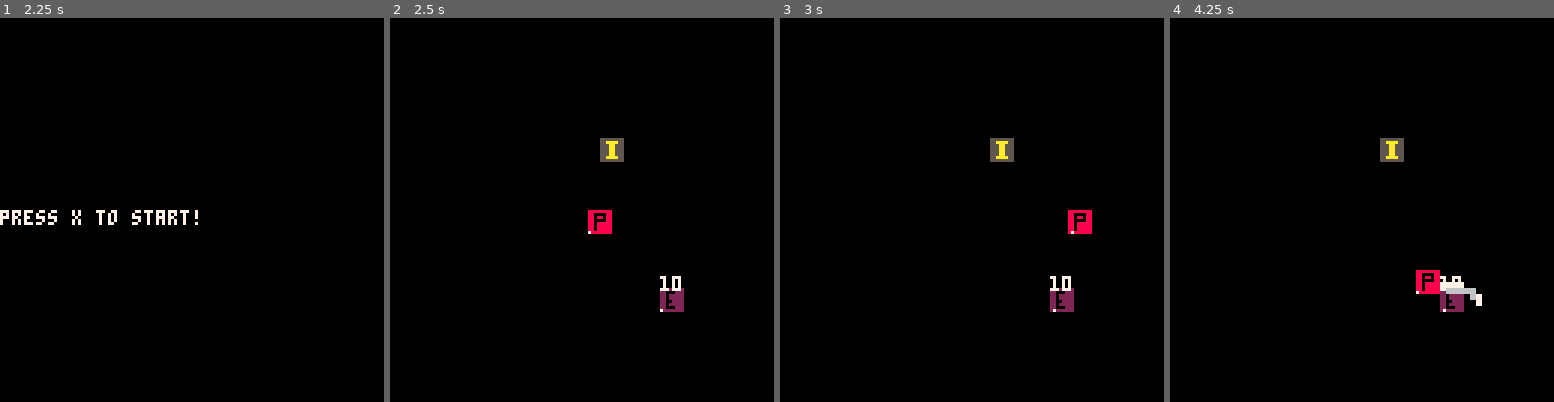
Above: before the commit, frames 1-4 (left to right).
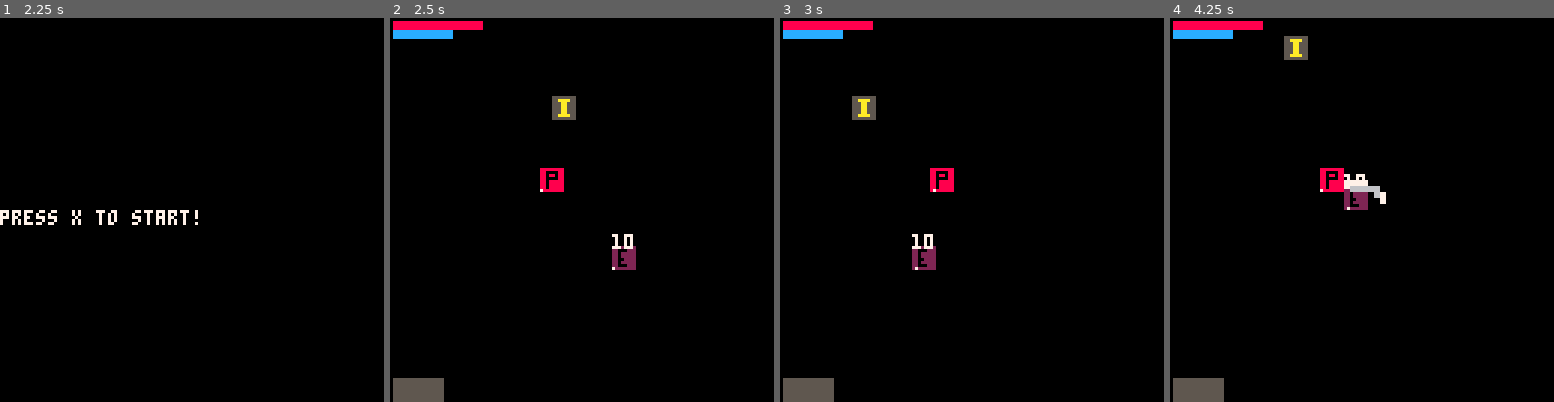
Above: after the commit, the same moments.

Repository: FrederikHR/GDB
Game: PICO-8 cartridge NewGame/main.p8
The game is run twice, just before and just after one commit, with the same random seed, the same clock (stepped at 60 frames per second) and the same inputs.
Inputs:
- Up to frame 1 (2.25 s): tap X (X key) at 0.33, 1.07, 1.85 s; tap O (Z key) at 0.7, 1.7, 2.1 s; hold Right 1.6-2.1 s; hold Up from 2.15 s (still down)
- Up to frame 2 (2.5 s): release Up at 2.42 s; hold Right from 2.47 s (still down)
- Up to frame 3 (3 s): keep holding Right; tap O (Z key) at 2.5, 2.9 s; tap X (X key) at 2.97 s
- Up to frame 4 (4.25 s): release Right at 3.03 s; hold Left 3.08-3.58 s; tap O (Z key) at 3.3, 3.7, 4.1 s; hold Down 3.63-3.97 s; hold Right from 4.02 s (still down); tap X (X key) at 4.08 s

Frame 1 is identical in both runs. In frame 2, 4.0% of the frame differs, in the area x 0-77%, y 0-100%; in frame 3, 4.0%; in frame 4, 4.4%, in the area x 0-82%, y 0-100%.

Commit message:
simple HUD + camera movement

Diff:
--- a/NewGame/main.p8
+++ b/NewGame/main.p8
@@ -13,6 +13,7 @@
 #include scripts/utils/utils.lua
 #include scripts/utils/collision.lua
 #include scripts/utils/logging.lua
+#include scripts/utils/camera.lua
 
 
 
--- a/NewGame/scripts/entities/player.lua
+++ b/NewGame/scripts/entities/player.lua
@@ -33,6 +33,10 @@
     p.dir={1,0}
     p.play="idle"
     p.anims=panims
+    p.health=10
+    p.max_health=10
+    p.mana=10
+    p.max_mana=10
     p.pressarrow=false
     p.left_swipe=false
     p.attack=false
@@ -169,3 +173,11 @@
 
    if (atk.spr != -1)  sspr(sx,sy,8,8, atk.x,atk.y,16,16,p.flp, p.left_swipe)
 end
+
+function current_player_health()
+    return p.health/p.max_health
+end
+
+function current_player_mana()
+    return p.mana/p.max_mana
+end
--- a/NewGame/scripts/scenes/game.lua
+++ b/NewGame/scripts/scenes/game.lua
@@ -13,6 +13,7 @@
 
 function game_draw()
     cls()
+    camera(cx,cy)
     --map(0,0)
     --mset(0,0,32)
     draw_items_on_map()
@@ -21,19 +22,31 @@
         draw_enemy(e)
     end
     draw_attack()
+    draw_hud()
 end
 
 function game_update()
     update_player()
+    scroll_camera(p,true)
     for _,e in pairs(enemies) do
         update_enemy(e)
     end
 end
 
 function draw_hud()
+    local hbarx=30
+    local mbarx=20
+    local wpos={cx+1,cy+120,cx+17,cy+128}
     --health
+    rectfill(cx+1,cy+1,cx+hbarx,cy+3,5)
+    rectfill(cx+1,cy+1,cx+current_player_health()*hbarx,cy+3,8)
+
+    --mana
+    rectfill(cx+1,cy+4,cx+mbarx,cy+6,5)
+    rectfill(cx+1,cy+4,cx+current_player_mana()*mbarx,cy+6,12)
 
     --weapons
+    rectfill(wpos[1],wpos[2],wpos[3],wpos[4],5)
 
     --no pickup if inventory full
 end
--- a/NewGame/scripts/scenes/menu.lua
+++ b/NewGame/scripts/scenes/menu.lua
@@ -2,7 +2,8 @@
 
 function menu_init()
     intro_start_sfx = 0
-    camera(0,0)
+    cx,cy = 0,0
+    camera(cx,cy)
     initfont()
     _update=menu_update
     _draw=menu_draw
--- /dev/null
+++ b/NewGame/scripts/utils/camera.lua
@@ -0,0 +1,36 @@
+function scroll_camera(pa,s)
+
+	--basic scrolling
+	--cx = px - 64
+	--cy = py - 64
+
+	--[[slighty less basic
+	scrolling
+	--]]
+	if s then
+		cx=pa.x-50+pa.sz/2
+		cy=pa.y-50+pa.sz/2
+	else
+		if pa.x <= box.x then
+			cx -= box.x - pa.x
+			box.x=pa.x
+
+		elseif pa.x+pa.sw*8 >= box.x+box.w then
+			local diff = (pa.x+pa.sw*8) - (box.x + box.w)
+			cx += diff
+			box.x += diff
+		end
+
+
+		if pa.y < box.y then
+			cy -= box.y - pa.y
+			box.y -= box.y - pa.y
+		end
+
+		if pa.y+pa.sh*8 > box.y + box.h then
+			local diffy = (pa.y+pa.sh*8) - (box.y+box.h)
+			cy += diffy
+			box.y += diffy
+		end
+	end
+end
--- a/NewGame/scripts/utils/utils.lua
+++ b/NewGame/scripts/utils/utils.lua
@@ -71,7 +71,7 @@
 	if (item.type == "wand" || item.type == "orb") then
 		local phys = 0
 		local mag = item_dmg[item.type] * item.rarity
-	elseif (item.type = "shield") then
+	elseif (item.type == "shield") then
 		local phys = item_dmg[item.type] * item.rarity
 		local mag = 0
 	else
